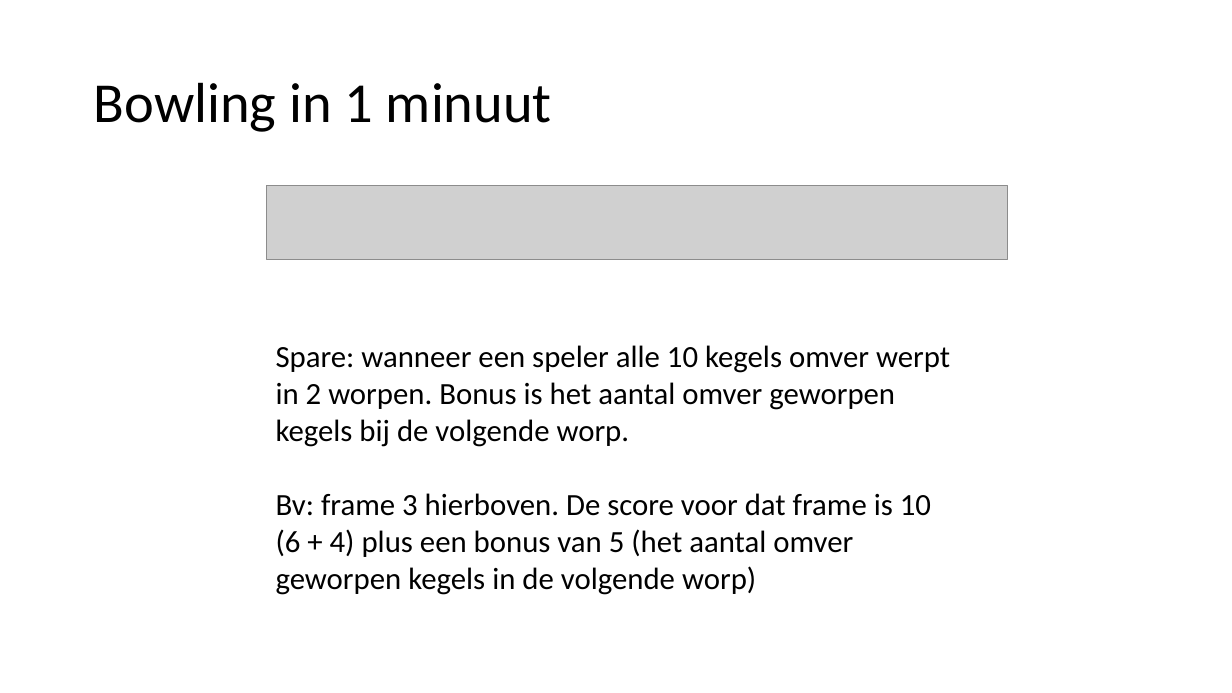
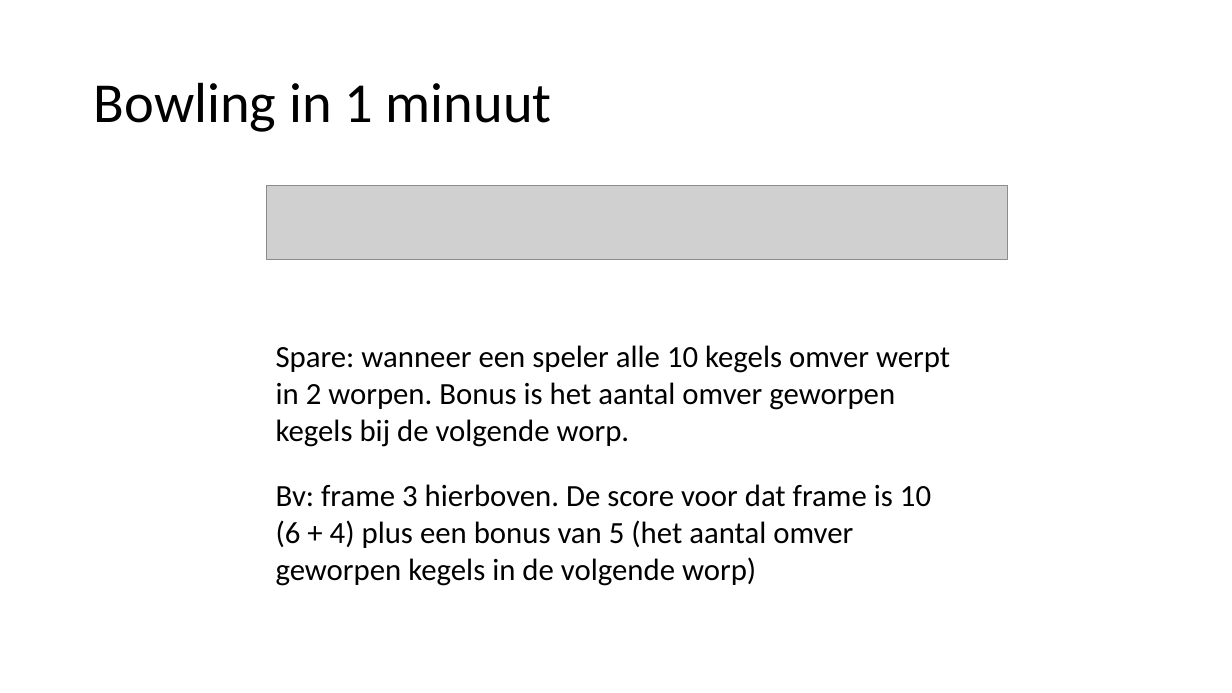
Before and after one commit to erlendstuyven/BGK2, a slide deck: slide 3 of docs/bowlingame.pptx. Drawn at 1232x693 pixels with LibreOffice and Linux fonts; fonts in the diff are those of the drawing; grey boxes stand for pictures. Boxes give left, top, right and bottom in pixels: in the first picture for what was removed or moved away, otherwise in the second. Text is boxed around its words. In the diff, an @@ line names an element or a change of style, - is before the commit and + after.

```diff
--- a/docs/bowlingame.pptx
+++ b/docs/bowlingame.pptx
@@ text "Spare: wanneer een speler alle ..." rewrapped from [276, 345, 950, 595] to [276, 345, 950, 586] @@
```
Also in this commit, not shown: 5 other slides changed, 1 slide removed.
